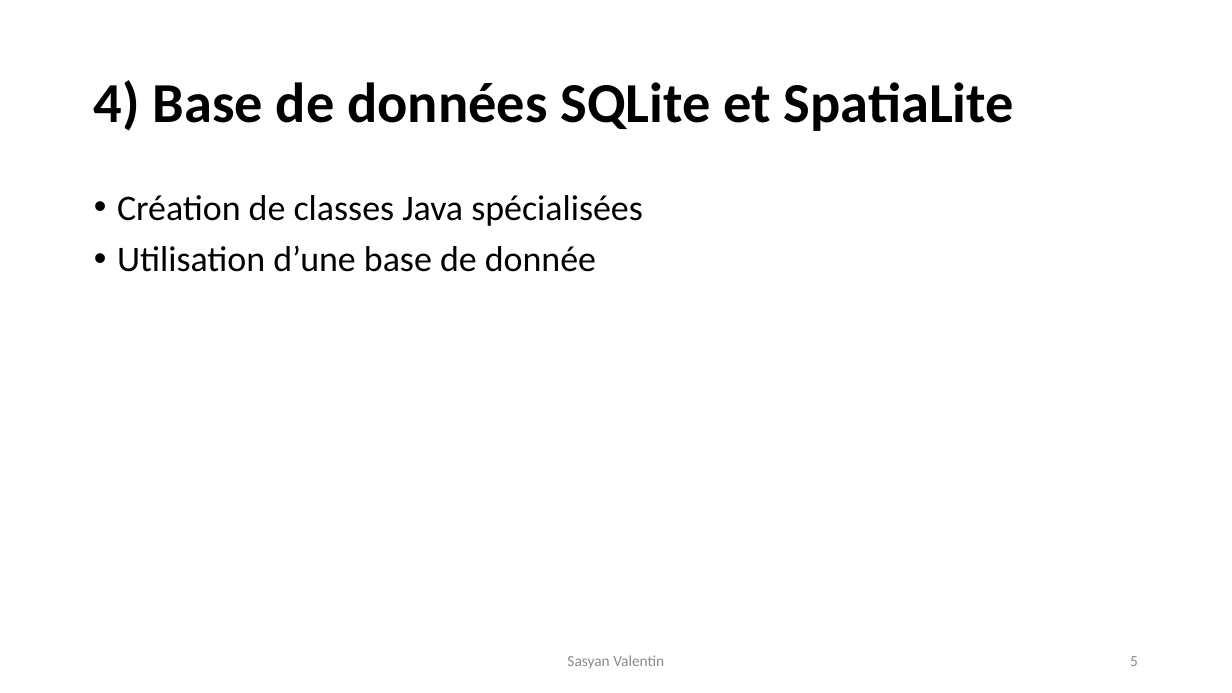
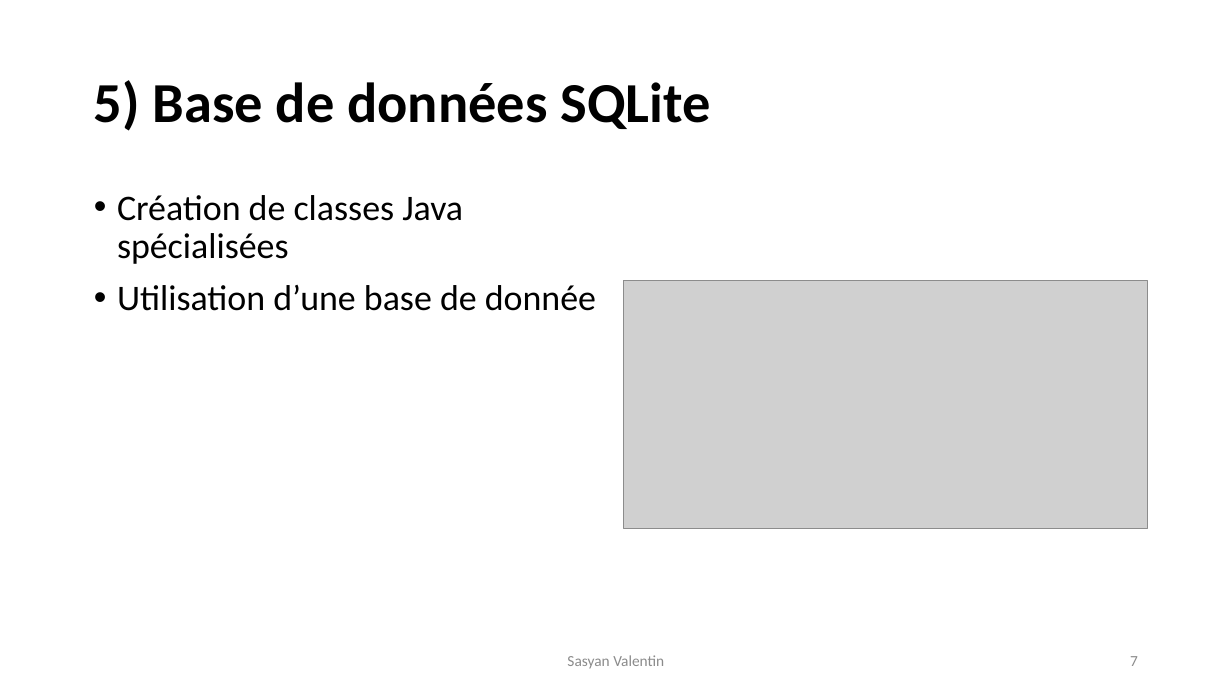
Before and after one commit to VSasyan/AndroidENSG, a slide deck: slide 7 of plan_du_cours.pptx (slide 5 before the commit). Drawn at 1232x693 pixels with LibreOffice and Linux fonts; fonts in the diff are those of the drawing; grey boxes stand for pictures. Boxes give left, top, right and bottom in pixels: in the first picture for what was removed or moved away, otherwise in the second. Text is boxed around its words. In the diff, an @@ line names an element or a change of style, - is before the commit and + after.

```diff
--- a/plan_du_cours.pptx
+++ b/plan_du_cours.pptx
@@ title at [94, 80, 710, 131]: text changed @@
-4) Base de données SQLite et SpatiaLite
+5) Base de données SQLite
@@ text "Création de classes Java spécialisées" rewrapped from [117, 195, 643, 272] to [117, 195, 596, 311] @@
@@ picture added at [624, 280, 1148, 529] @@
@@ page number at [1130, 656, 1138, 666]: text changed @@
-5
+7
```
Also in this commit, not shown: 5 other slides changed, 1 slide added, 16 other files.
